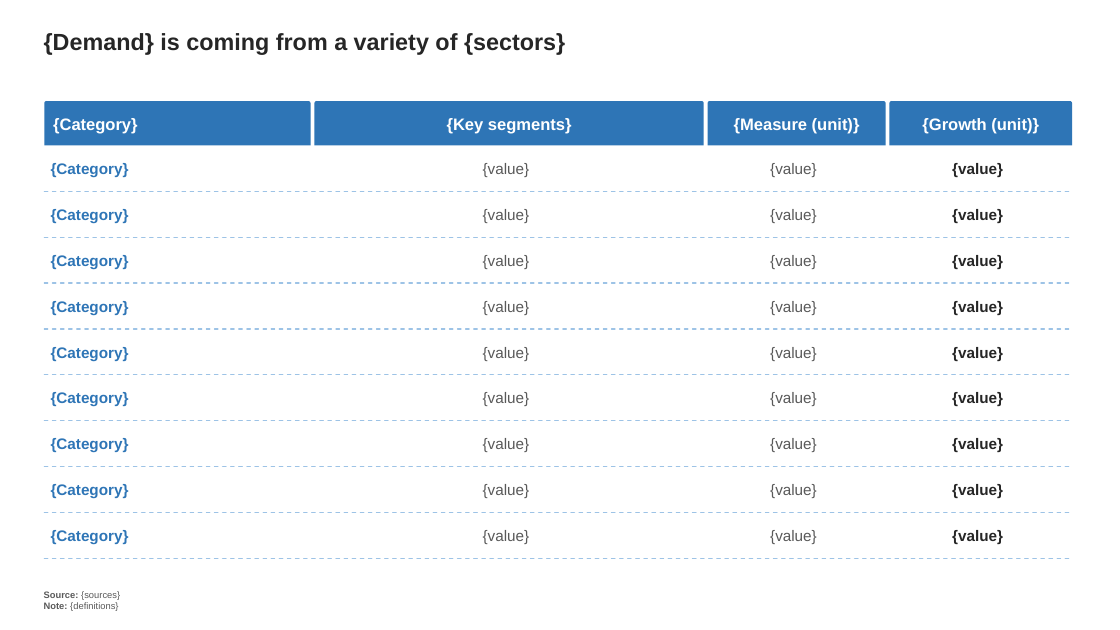
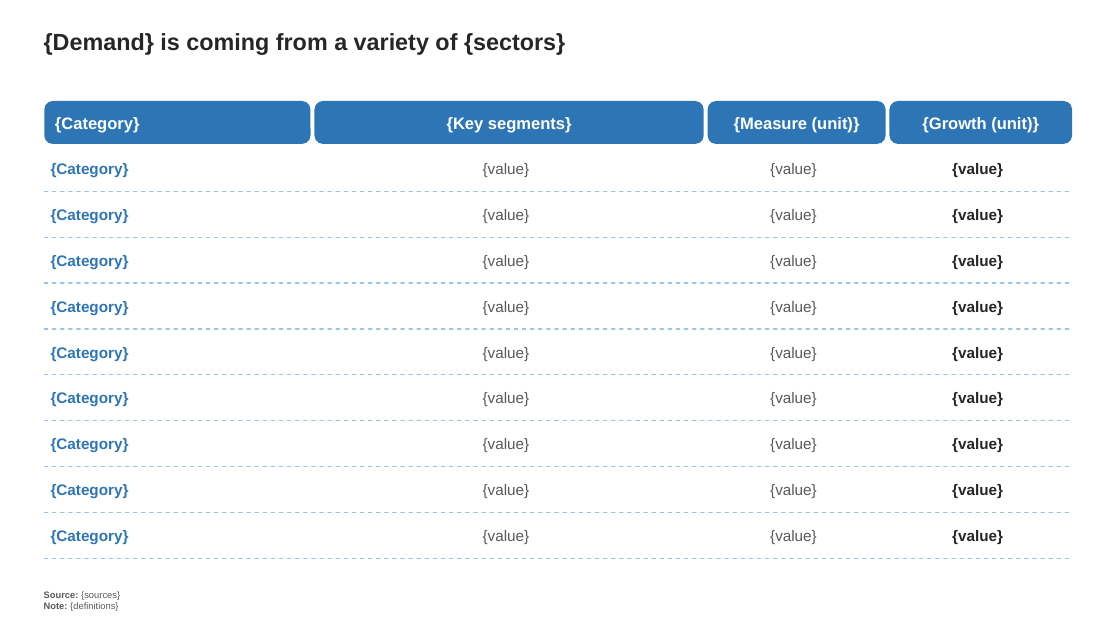
Before and after one commit to hadrien-cordier/sliding, a slide deck: slide 3 of skills/deck/templates/lotI.pptx. Drawn at 1120x630 pixels with LibreOffice and Linux fonts; fonts in the diff are those of the drawing. Boxes give left, top, right and bottom in pixels: in the first picture for what was removed or moved away, otherwise in the second. Text is boxed around its words. In the diff, an @@ line names an element or a change of style, - is before the commit and + after.

```diff
--- a/skills/deck/templates/lotI.pptx
+++ b/skills/deck/templates/lotI.pptx
@@ round same rect to rounded rectangle in 4 elements at (314, 101, 703, 144), (45, 101, 311, 144), (890, 101, 1072, 144), (707, 101, 886, 144) @@
```
Also in this commit, not shown: 14 other files.
